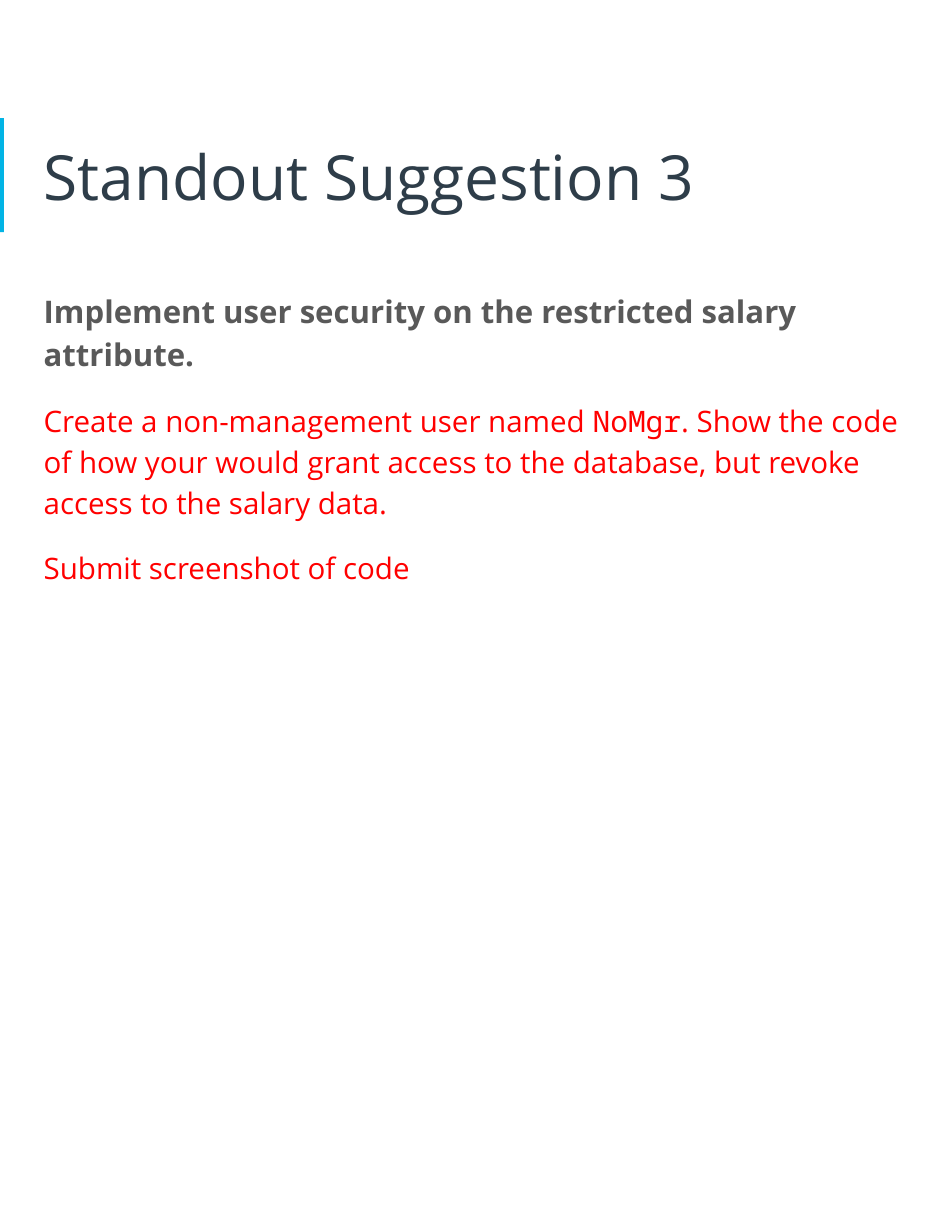
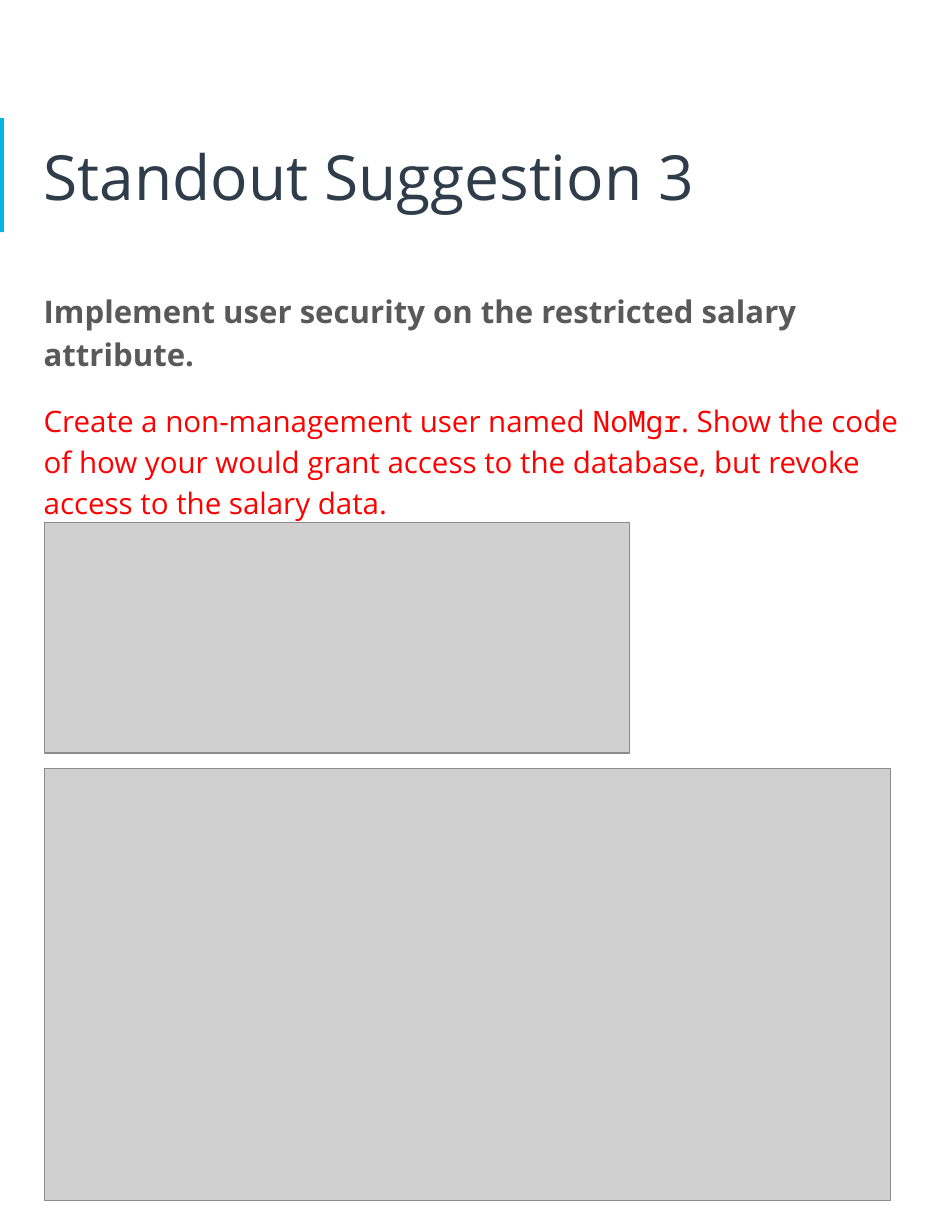
Before and after one commit to LeoArruda/UdacityHRDatabase, a slide deck: slide 30 of Docs/HR Database Proposal.pptx (slide 29 before the commit). Drawn at 952x1232 pixels with LibreOffice and Linux fonts; fonts in the diff are those of the drawing; grey boxes stand for pictures. Boxes give left, top, right and bottom in pixels: in the first picture for what was removed or moved away, otherwise in the second. Text is boxed around its words. In the diff, an @@ line names an element or a change of style, - is before the commit and + after.

```diff
--- a/Docs/HR Database Proposal.pptx
+++ b/Docs/HR Database Proposal.pptx
@@ picture added at box(45, 522, 629, 753) @@
@@ text at box(44, 556, 410, 580): paragraph removed @@
-Submit screenshot of code
@@ picture added at box(45, 768, 890, 1200) @@
```
Also in this commit, not shown: 15 other slides changed, 2 slides added, 1 slide removed, 5 other files.
